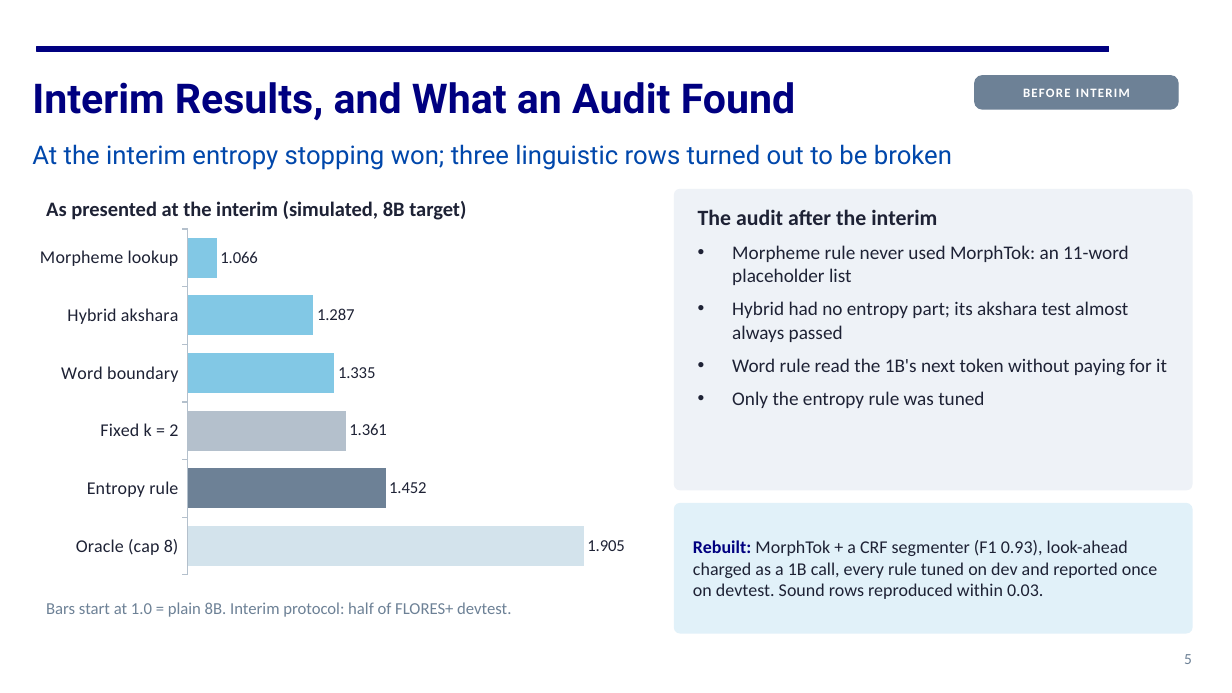
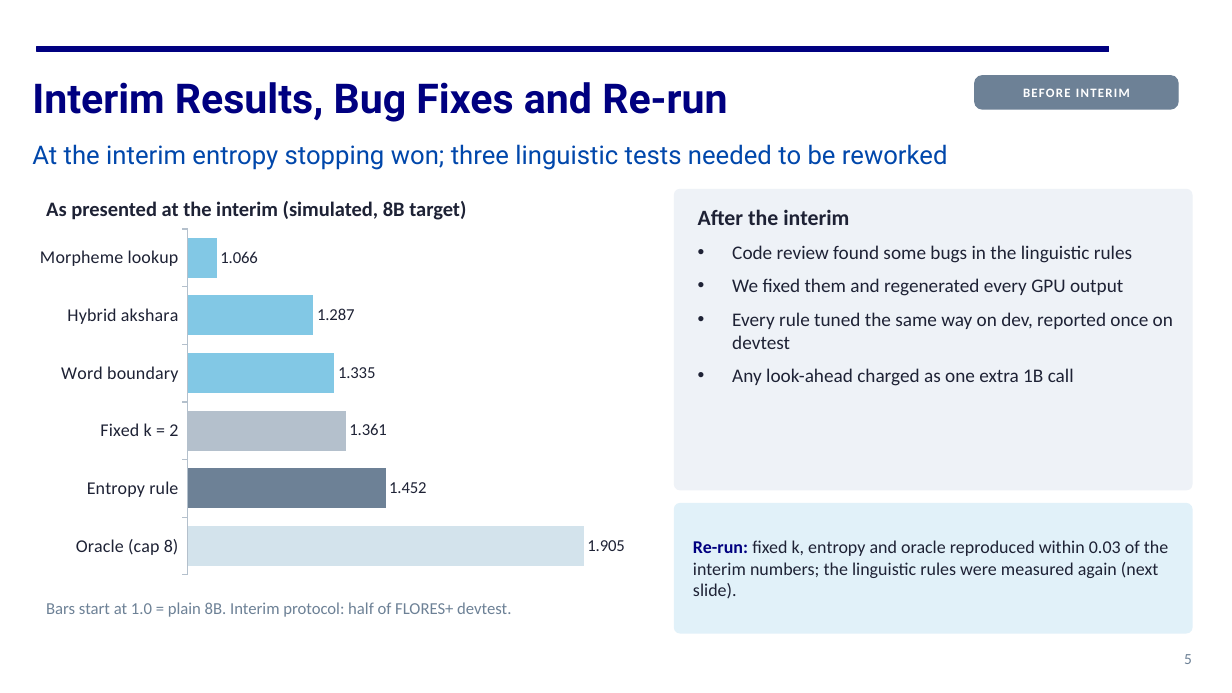
Before and after one commit to https-kanika/Linguistically-guided-MTP, a slide deck: slide 5 of docs/presentation/CS769_final_presentation.pptx. Drawn at 1232x693 pixels with LibreOffice and Linux fonts; fonts in the diff are those of the drawing. Boxes give left, top, right and bottom in pixels: in the first picture for what was removed or moved away, otherwise in the second. Text is boxed around its words. In the diff, an @@ line names an element or a change of style, - is before the commit and + after.

Commit message:
Presentation: include manual edits; describe post-interim work as bug fixes and a re-run

```diff
--- a/docs/presentation/CS769_final_presentation.pptx
+++ b/docs/presentation/CS769_final_presentation.pptx
@@ text at <box>32,82,727,122</box>: text changed @@
-Interim Results, and What an Audit Found
+Interim Results, Bug Fixes and Re-run
@@ text at <box>32,144,948,170</box>: text changed @@
-At the interim entropy stopping won; three linguistic rows turned out to be broken
+At the interim entropy stopping won; three linguistic tests needed to be reworked
@@ text at <box>698,209,849,225</box>: text changed @@
-The audit after the interim
+After the interim
@@ text at <box>732,245,1173,386</box>: text changed @@
-• Morpheme rule never used MorphTok: an 11-word placeholder list
-• Hybrid had no entropy part; its akshara test almost always passed
-• Word rule read the 1B's next token without paying for it
-• Only the entropy rule was tuned
+• Code review found some bugs in the linguistic rules
+• We fixed them and regenerated every GPU output
+• Every rule tuned the same way on dev, reported once on devtest
+• Any look-ahead charged as one extra 1B call
@@ text at <box>693,540,1168,598</box>: text changed @@
-Rebuilt: MorphTok + a CRF segmenter (F1 0.93), look-ahead charged as a 1B call, every rule tuned on dev and reported once on devtest. Sound rows reproduced within 0.03.
+Re-run: fixed k, entropy and oracle reproduced within 0.03 of the interim numbers; the linguistic rules were measured again (next slide).
```
Also in this commit, not shown: 8 other slides changed, 1 other file.
